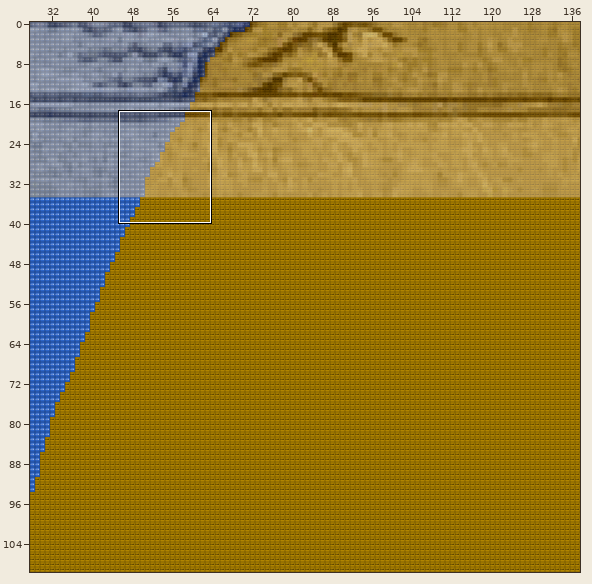
Tiled map, stored at forge-gui/res/adventure/MiddleEarth/world/middleearth/chunk_3_7.tmx. The picture above shows the old version from afar; the outline marks the close-up.
Close-up. Earlier state:
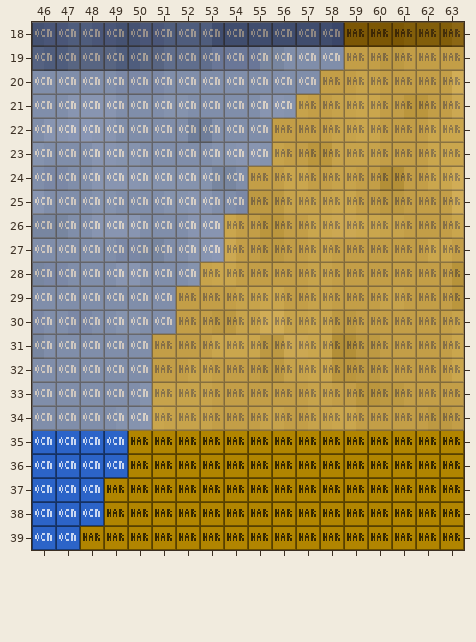
Cells are 16x16 px. Shown: x 46..63, y 18..39. The commit also changed other parts of the map, which this record leaves out.
The result:
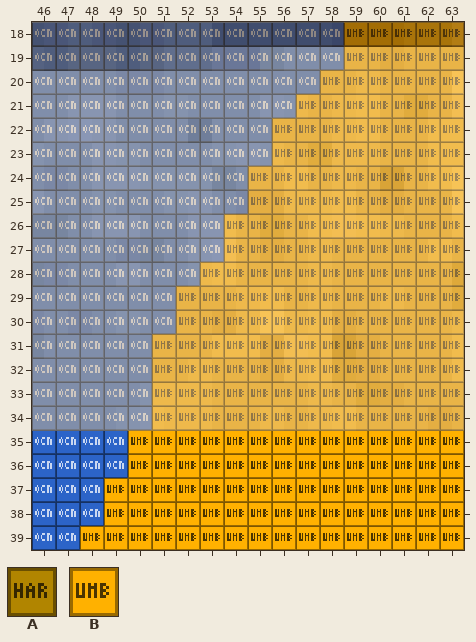
Key: from "biomes": A 9 "harad_waith", B 11 "umbar".
_ is an empty cell.
The edit:
{"where": "layer \"Biomes\""}
{"y":18,"x":59,"old":"AAAAA","new":"BBBBB"}
{"y":19,"x":59,"old":"AAAAA","new":"BBBBB"}
{"y":20,"x":58,"old":"AAAAAA","new":"BBBBBB"}
{"y":21,"x":57,"old":"AAAAAAA","new":"BBBBBBB"}
{"y":22,"x":56,"old":"AAAAAAAA","new":"BBBBBBBB"}
{"y":23,"x":56,"old":"AAAAAAAA","new":"BBBBBBBB"}
{"y":24,"x":55,"old":"AAAAAAAAA","new":"BBBBBBBBB"}
{"y":25,"x":55,"old":"AAAAAAAAA","new":"BBBBBBBBB"}
{"y":26,"x":54,"old":"AAAAAAAAAA","new":"BBBBBBBBBB"}
{"y":27,"x":54,"old":"AAAAAAAAAA","new":"BBBBBBBBBB"}
{"y":28,"x":53,"old":"AAAAAAAAAAA","new":"BBBBBBBBBBB"}
{"y":29,"x":52,"old":"AAAAAAAAAAAA","new":"BBBBBBBBBBBB"}
{"y":30,"x":52,"old":"AAAAAAAAAAAA","new":"BBBBBBBBBBBB"}
{"y":31,"x":51,"old":"AAAAAAAAAAAAA","new":"BBBBBBBBBBBBB"}
{"y":32,"x":51,"old":"AAAAAAAAAAAAA","new":"BBBBBBBBBBBBB"}
{"y":33,"x":51,"old":"AAAAAAAAAAAAA","new":"BBBBBBBBBBBBB"}
{"y":34,"x":51,"old":"AAAAAAAAAAAAA","new":"BBBBBBBBBBBBB"}
{"y":35,"x":50,"old":"AAAAAAAAAAAAAA","new":"BBBBBBBBBBBBBB"}
{"y":36,"x":50,"old":"AAAAAAAAAAAAAA","new":"BBBBBBBBBBBBBB"}
{"y":37,"x":49,"old":"AAAAAAAAAAAAAAA","new":"BBBBBBBBBBBBBBB"}
{"y":38,"x":49,"old":"AAAAAAAAAAAAAAA","new":"BBBBBBBBBBBBBBB"}
{"y":39,"x":48,"old":"AAAAAAAAAAAAAAAA","new":"BBBBBBBBBBBBBBBB"}
